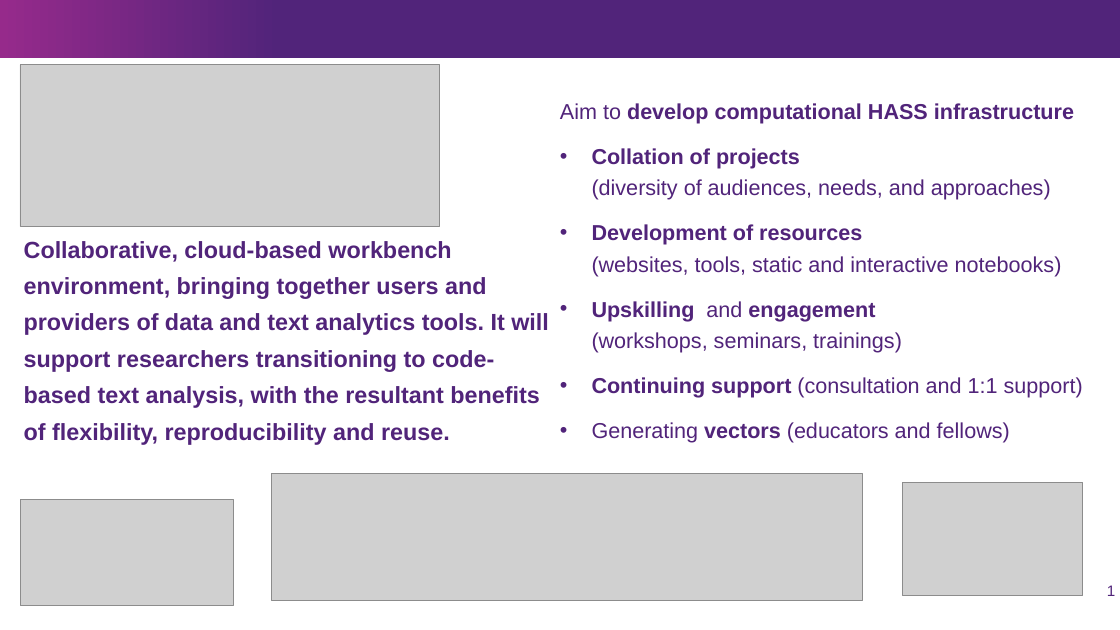
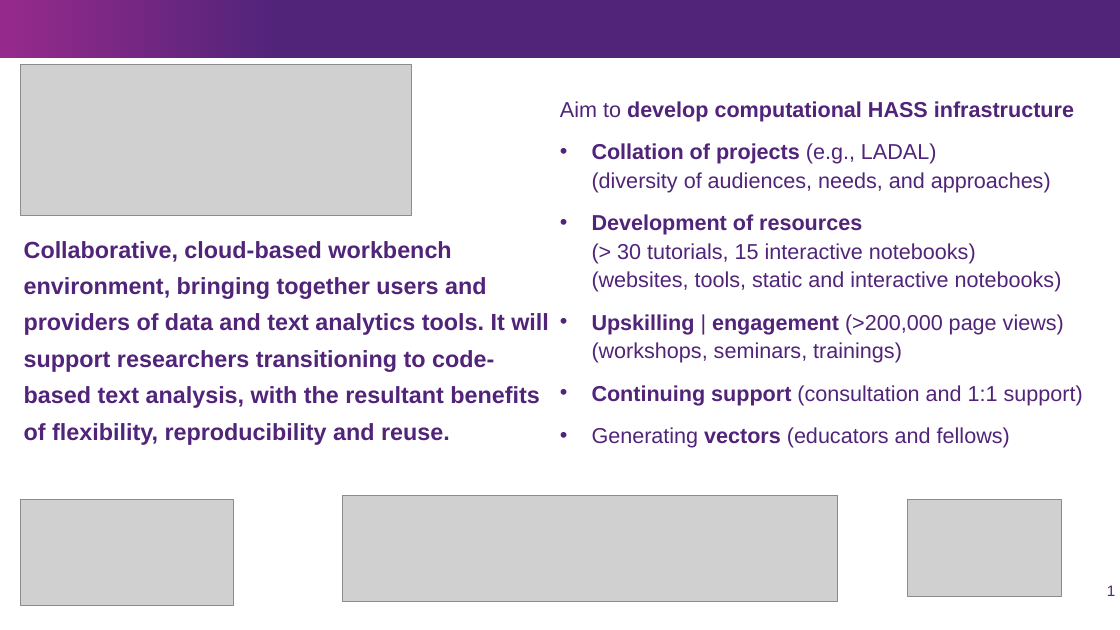
Before and after one commit to SLCLADAL/SLCLADAL.github.io, a slide deck: slide 1 of resources/ATAP_Launch_Schweinberger.pptx. Drawn at 1120x630 pixels with LibreOffice and Linux fonts; fonts in the diff are those of the drawing; grey boxes stand for pictures; background and template pictures are left out. Boxes give left, top, right and bottom in pixels: in the first picture for what was removed or moved away, otherwise in the second. Text is boxed around its words. In the diff, an @@ line names an element or a change of style, - is before the commit and + after.

```diff
--- a/resources/ATAP_Launch_Schweinberger.pptx
+++ b/resources/ATAP_Launch_Schweinberger.pptx
@@ picture: place and size @@
-picture at [20,65,440,226]
+picture at [20,65,412,215]
@@ text at [560,101,1083,448]: line spacing 1.2 to 1.1 @@
@@ text at [592,143,1064,363]: text changed @@
-• Collation of projects
-  (diversity of audiences, needs, and approaches)
-• Development of resources
-  (websites, tools, static and interactive notebooks)
-• Upskilling and engagement
-  (workshops, seminars, trainings)
+• Collation of projects (e.g., LADAL)
+  (diversity of audiences, needs, and approaches)
+• Development of resources
+  (> 30 tutorials, 15 interactive notebooks)
+  (websites, tools, static and interactive notebooks)
+• Upskilling | engagement (>200,000 page views)
+  (workshops, seminars, trainings)
@@ picture: place and size @@
-picture at [272,473,863,601]
+picture at [343,496,838,602]
@@ picture: place and size @@
-picture at [902,482,1083,596]
+picture at [907,499,1062,596]
```
Also in this commit, not shown: 2 other files.
